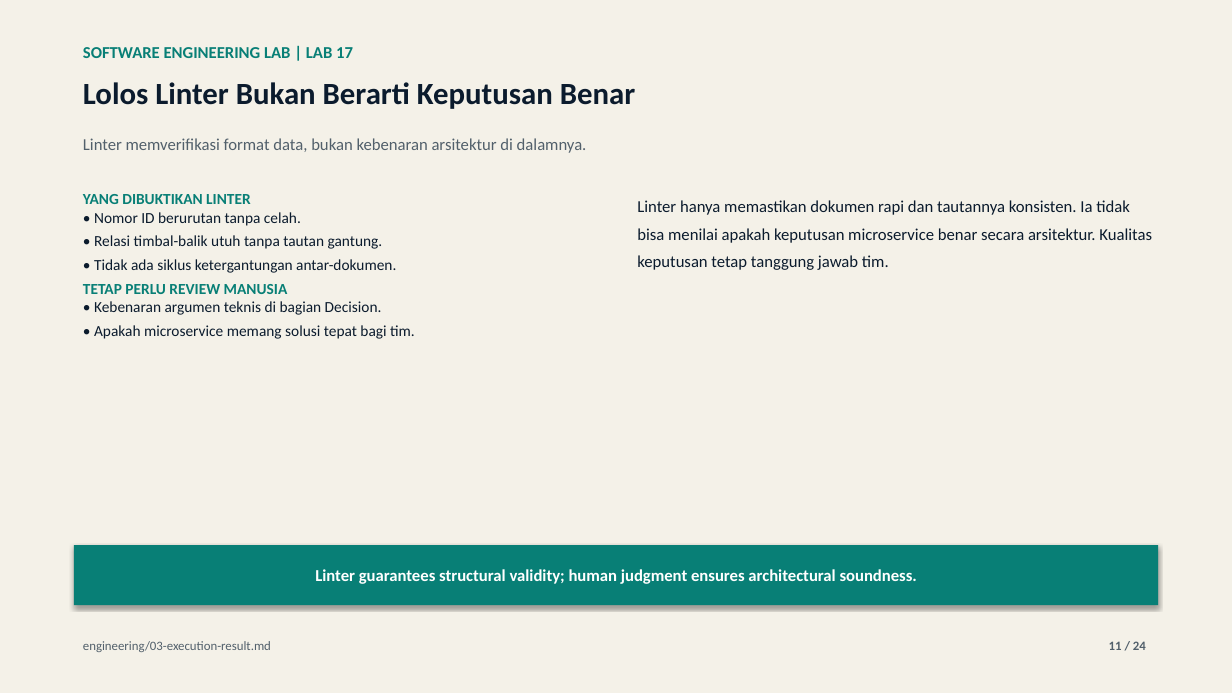
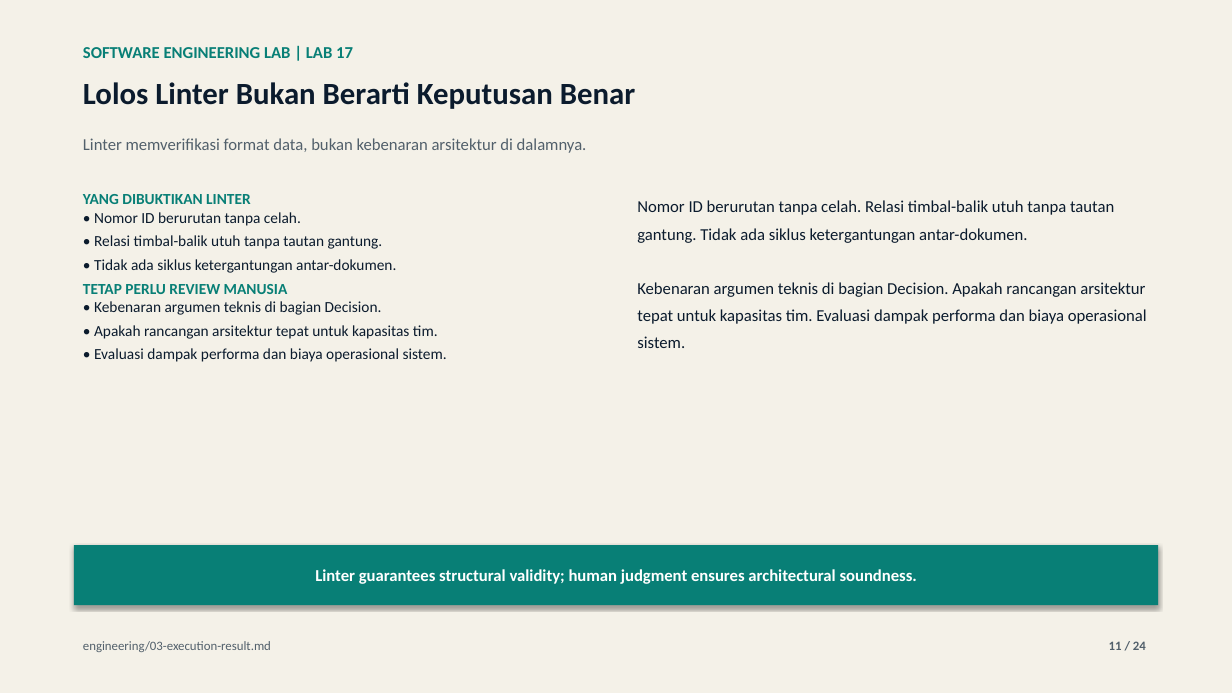
Before and after one commit to lukman-ss/software-engineering-lab, a slide deck: slide 11 of labs/17-architecture-decision-record/result/linkedin/lab-17-architecture-decision-record-carousel.pptx. Drawn at 1232x693 pixels with LibreOffice and Linux fonts; fonts in the diff are those of the drawing. Boxes give left, top, right and bottom in pixels: in the first picture for what was removed or moved away, otherwise in the second. Text is boxed around its words. In the diff, an @@ line names an element or a change of style, - is before the commit and + after.

```diff
--- a/labs/17-architecture-decision-record/result/linkedin/lab-17-architecture-decision-record-carousel.pptx
+++ b/labs/17-architecture-decision-record/result/linkedin/lab-17-architecture-decision-record-carousel.pptx
@@ text at [637,200,1147,348]: text changed @@
-Linter hanya memastikan dokumen rapi dan tautannya konsisten. Ia tidak bisa menilai apakah keputusan microservice benar secara arsitektur. Kualitas keputusan tetap tanggung jawab tim.
+Nomor ID berurutan tanpa celah. Relasi timbal-balik utuh tanpa tautan gantung. Tidak ada siklus ketergantungan antar-dokumen.
+Kebenaran argumen teknis di bagian Decision. Apakah rancangan arsitektur tepat untuk kapasitas tim. Evaluasi dampak performa dan biaya operasional sistem.
@@ text at [94,325,447,362]: text changed @@
-• Apakah microservice memang solusi tepat bagi tim.
+• Apakah rancangan arsitektur tepat untuk kapasitas tim.
+• Evaluasi dampak performa dan biaya operasional sistem.
```
Also in this commit, not shown: 16 other slides changed, 4 other files.
